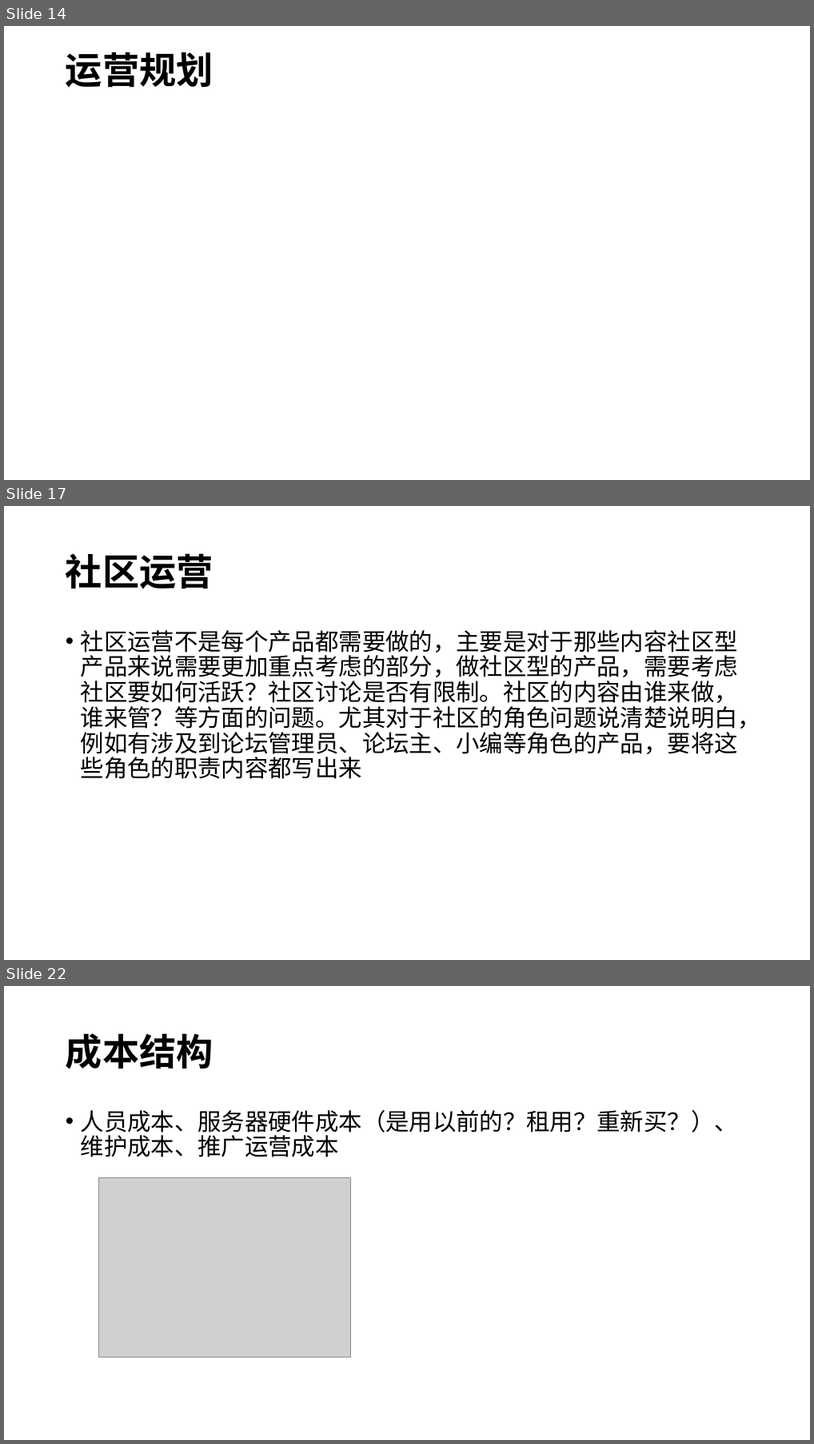
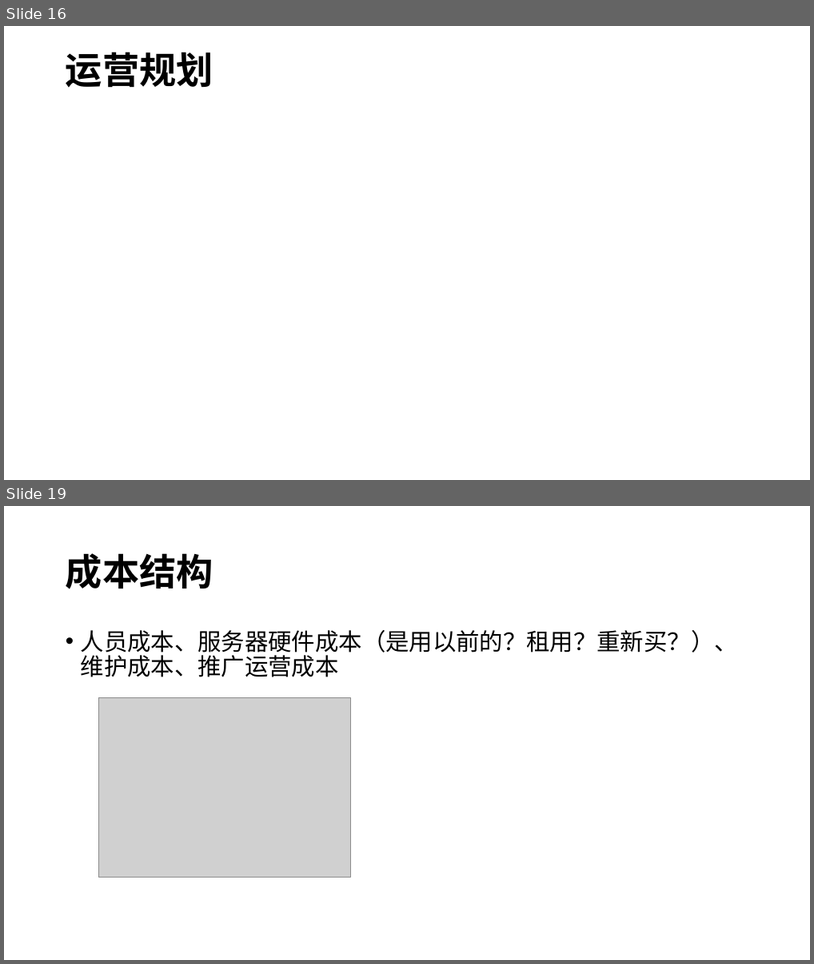
Before and after one commit to awanglilong/awanglilong.github.io, a slide deck: _posts/商业需求.pptx. Shown one above the other, each under a label of ours: slides 14, 17 and 22 before the commit, slides 16 and 19 after it; the slides between them are not shown. The pictures are 814x1444 and 814x964 pixels, drawn with LibreOffice and Linux fonts; fonts in the diff are those of the drawing; grey boxes stand for pictures. Boxes give left, top, right and bottom in pixels: in the first picture for what was removed or moved away, otherwise in the second. Text is boxed around its words. In the diff, an @@ line names an element or a change of style, - is before the commit and + after.

```diff
--- a/_posts/商业需求.pptx
+++ b/_posts/商业需求.pptx
@@ slide 17 removed at (4,506,810,960), background #FFFFFF @@
@@ title removed at (66,553,214,589) @@
-社区运营
@@ text removed at (81,630,762,779) @@
-• 社区运营不是每个产品都需要做的，主要是对于那些内容社区型产品来说需要更加重点考虑的部分，做社区型的产品，需要考虑社区要如何活跃？社区讨论是否有限制。社区的内容由谁来做，谁来管？等方面的问题。尤其对于社区的角色问题说清楚说明白，例如有涉及到论坛管理员、论坛主、小编等角色的产品，要将这些角色的职责内容都写出来
@@ what was slide 14 is now slide 16 @@
@@ what was slide 22 is now slide 19 @@
```
Also in this commit, not shown: 13 slides changed, 6 slides added, 7 other slides removed, 1 other file.
